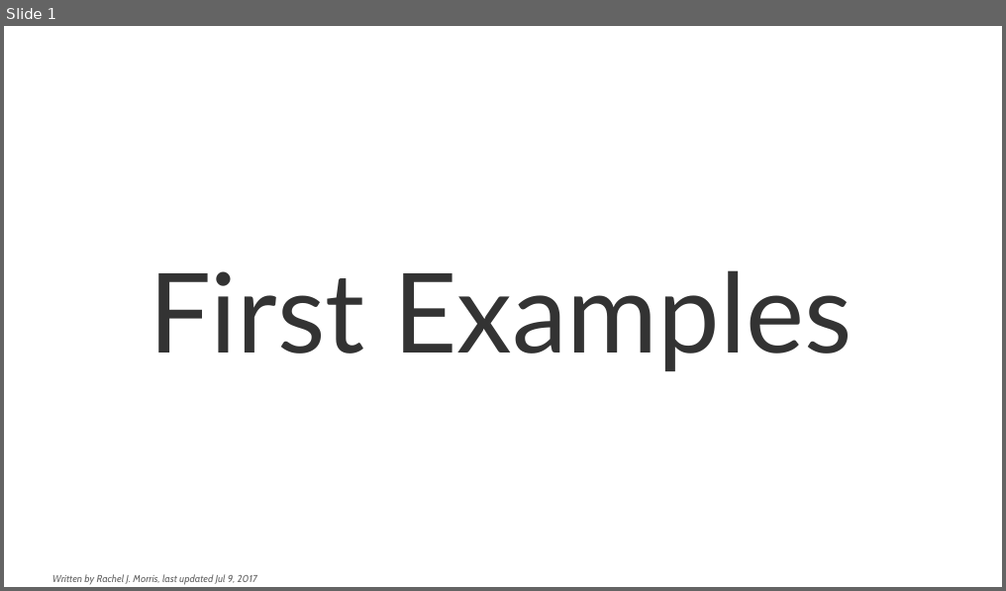
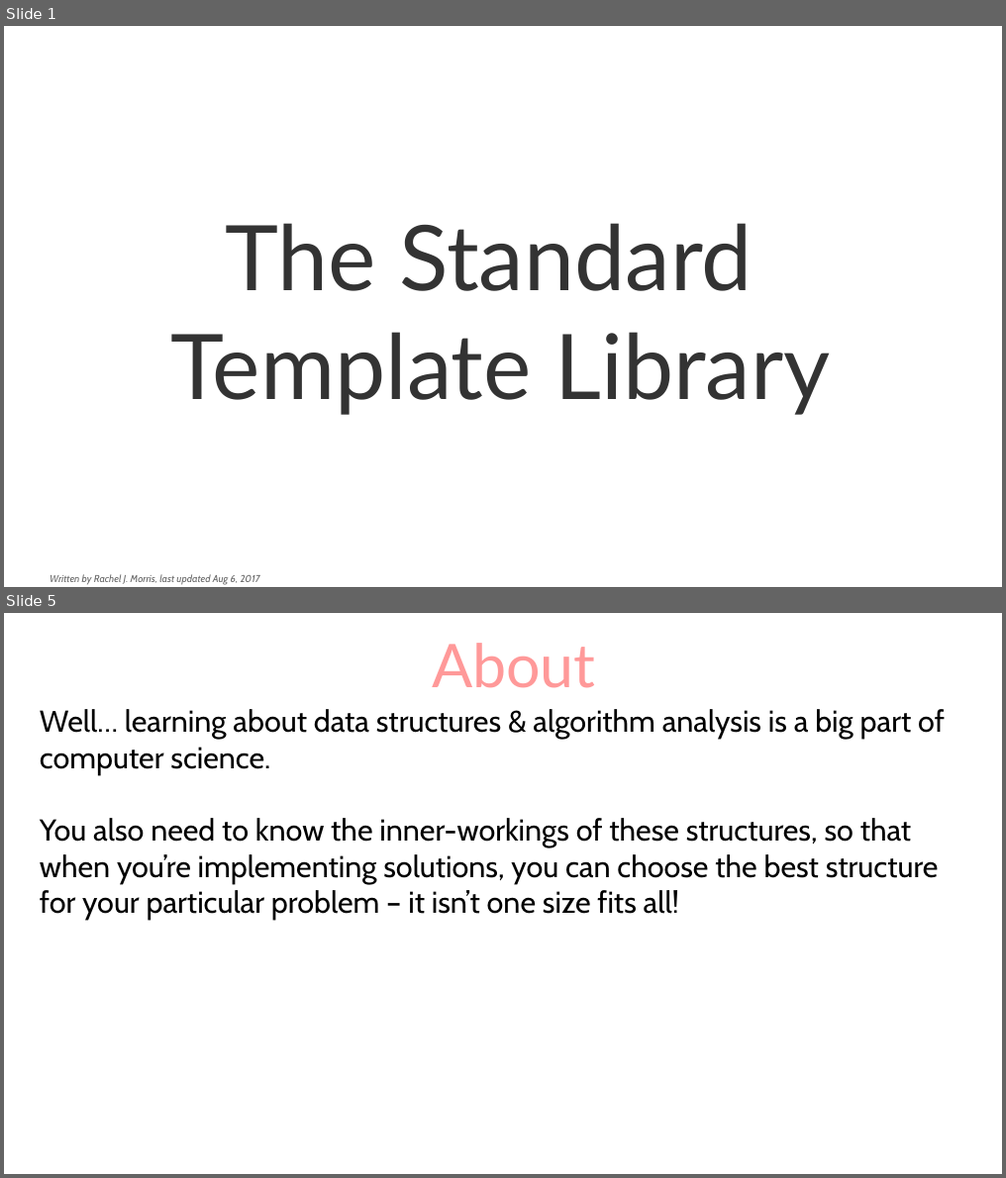
Before and after one commit to mariamhabib/CS250-Data-Structures, a slide deck: Lectures/1_Using_STL_structures.odp. Shown one above the other, each under a label of ours: slide 1 before the commit, slides 1 and 5 after it; the slides between them are not shown. The pictures are 1006x591 and 1006x1178 pixels, drawn with LibreOffice and Linux fonts; fonts in the diff are those of the drawing; background and template pictures are left out. Boxes give left, top, right and bottom in pixels: in the first picture for what was removed or moved away, otherwise in the second. Text is boxed around its words. In the diff, an @@ line names an element or a change of style, - is before the commit and + after.

Commit message:
STL Structure lecture

```diff
--- a/Lectures/1_Using_STL_structures.odp
+++ b/Lectures/1_Using_STL_structures.odp
@@ slide 5 added at [4, 613, 1002, 1174], background picture (left out) @@
@@ title added at [432, 643, 596, 688], 48 pt, text #FF9999 @@
+About
@@ text added at [40, 709, 944, 920], 24 pt, text #000000 @@
+● Well… learning about data structures & algorithm analysis is a big part of computer science.
+● You also need to know the inner-workings of these structures, so that when you’re implementing solutions, you can choose the best structure for your particular problem – it isn’t one size fits all!
@@ slide 1 changed as well @@
@@ title at [170, 223, 830, 415]: text changed; size 88 to 72 pt @@
-First Examples
+The Standard
+Template Library
@@ text at [50, 574, 260, 585]: text changed @@
-Written by Rachel J. Morris, last updated Jul 9, 2017
+Written by Rachel J. Morris, last updated Aug 6, 2017
```
Also in this commit, not shown: 54 other slides added, 4 slides removed, 1 other file.
